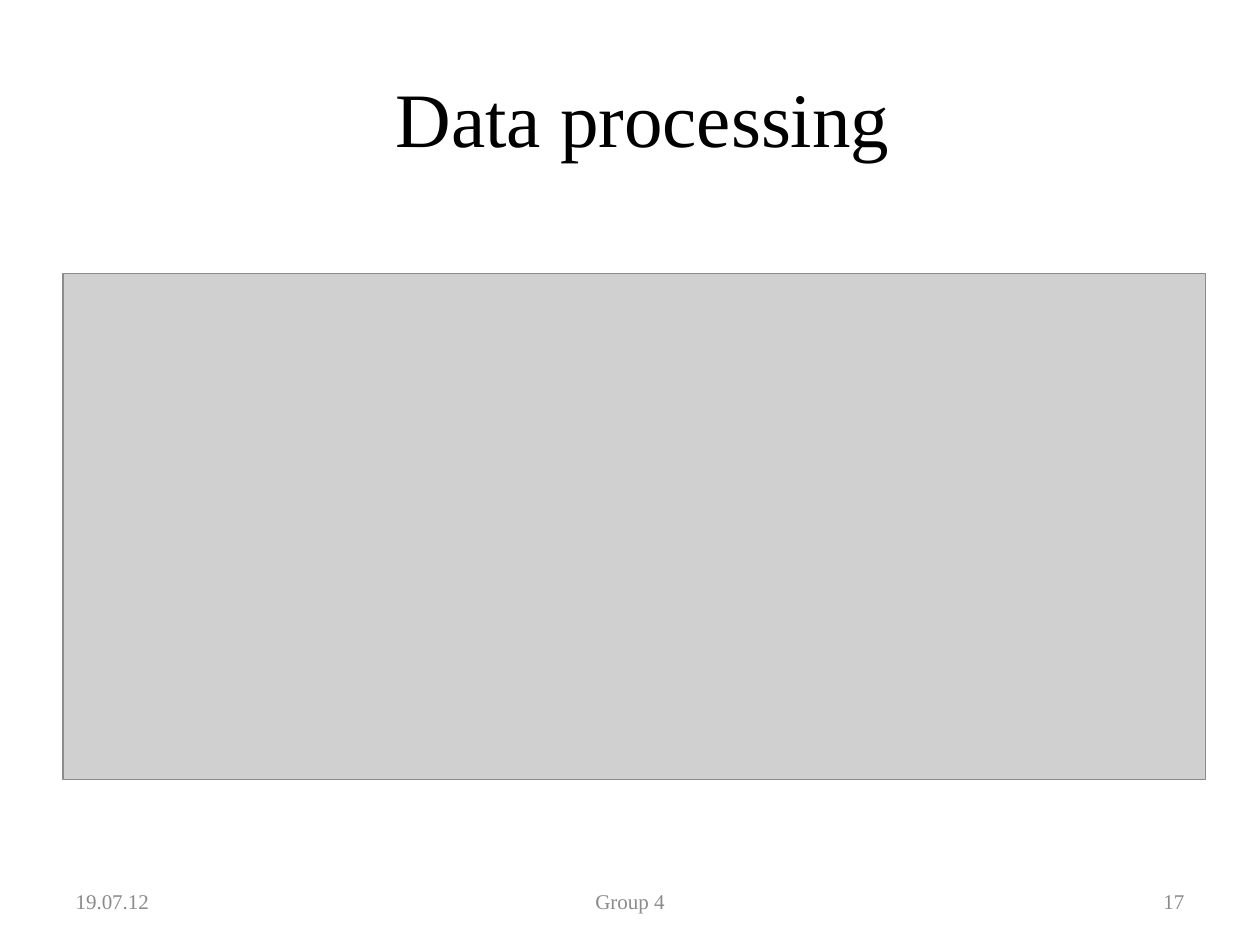
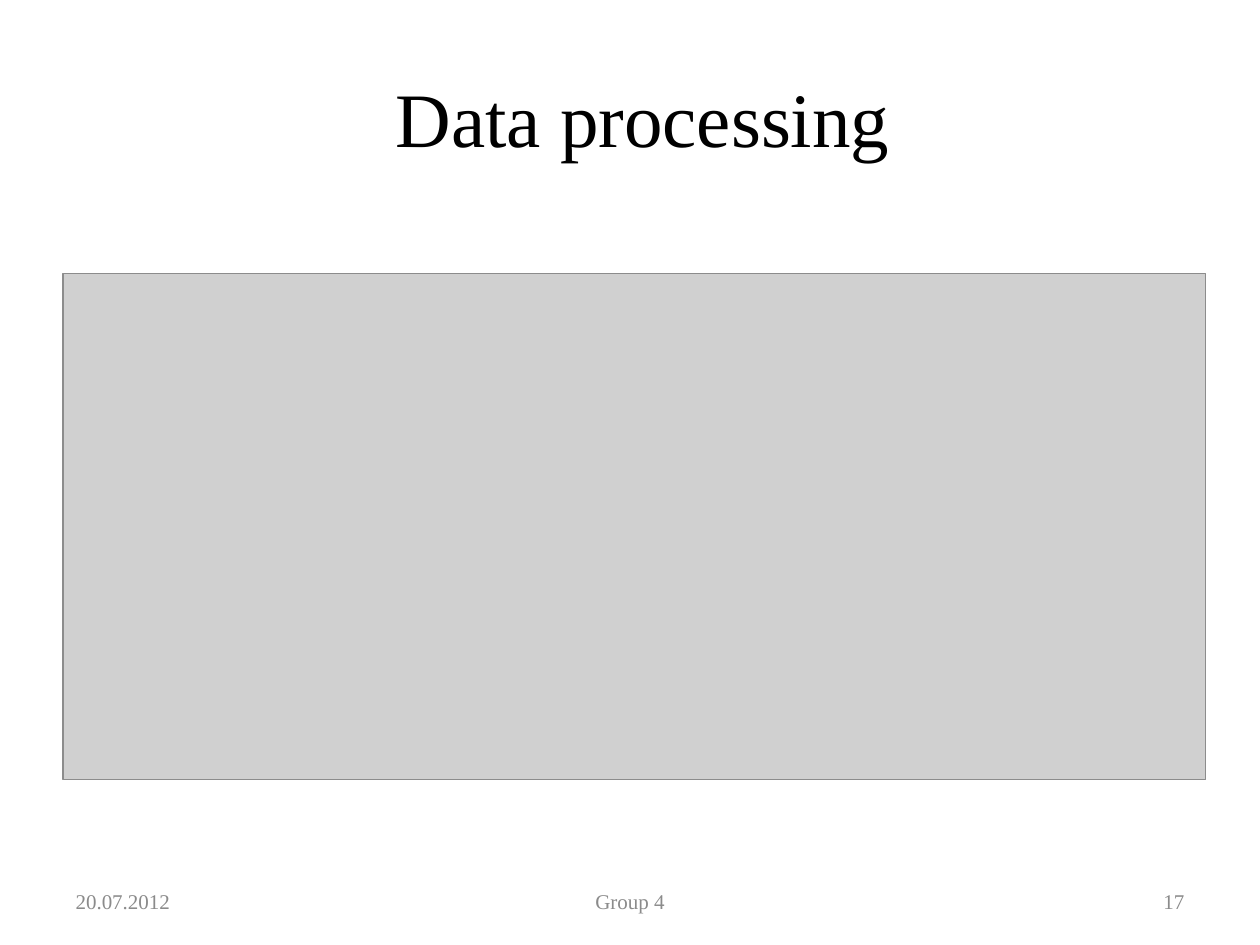
Before and after one commit to zugerisa/2012-Summer-School-Group-4, a slide deck: slide 17 of final/final_presentation.pptx. Drawn at 1260x945 pixels with LibreOffice and Linux fonts; fonts in the diff are those of the drawing; grey boxes stand for pictures; background and template pictures are left out. Boxes give left, top, right and bottom in pixels: in the first picture for what was removed or moved away, otherwise in the second. Text is boxed around its words. In the diff, an @@ line names an element or a change of style, - is before the commit and + after.

```diff
--- a/final/final_presentation.pptx
+++ b/final/final_presentation.pptx
@@ text at <box>76,895,170,909</box>: text changed @@
-19.07.12
+20.07.2012
```
Also in this commit, not shown: 19 other slides changed, 2 other files.
